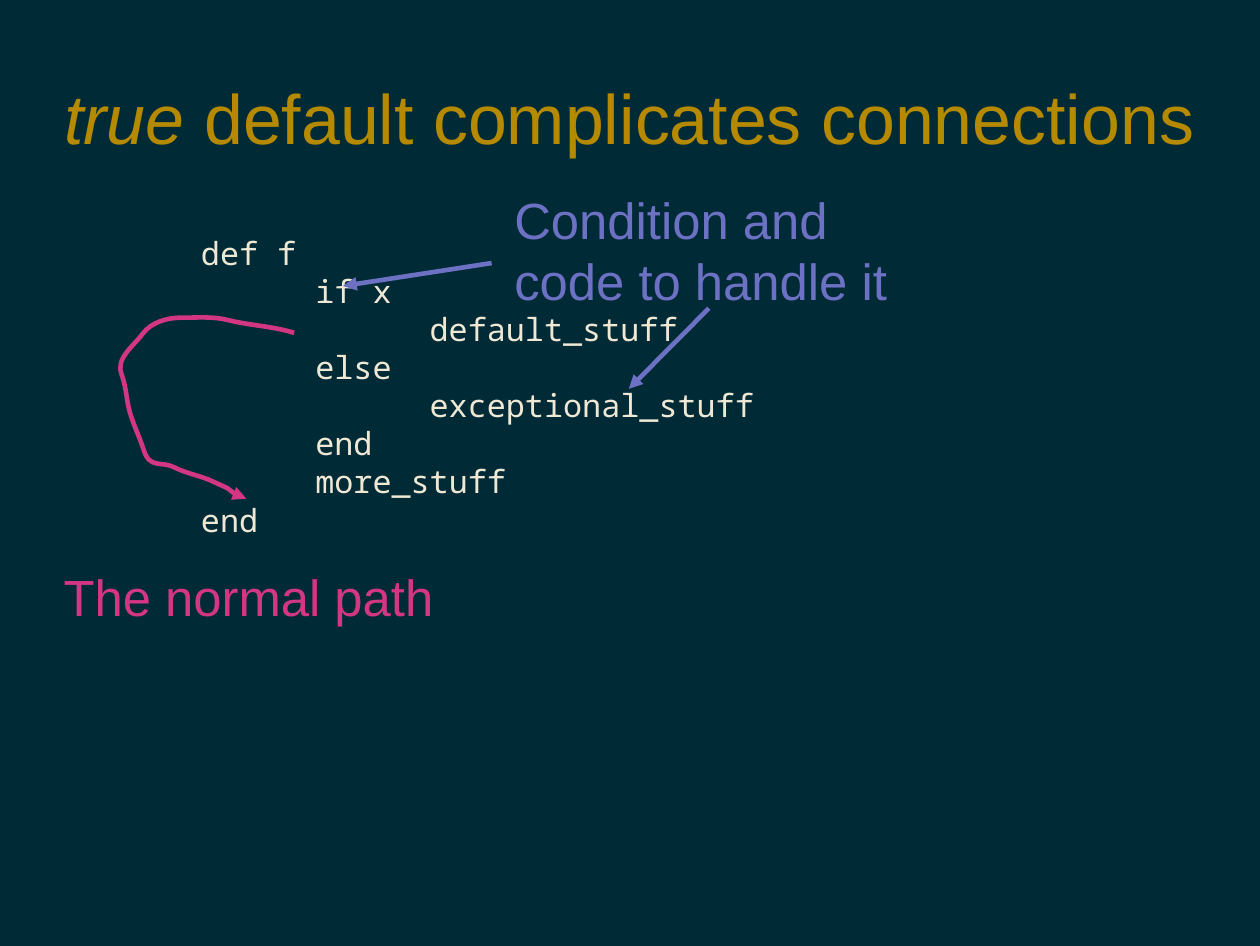
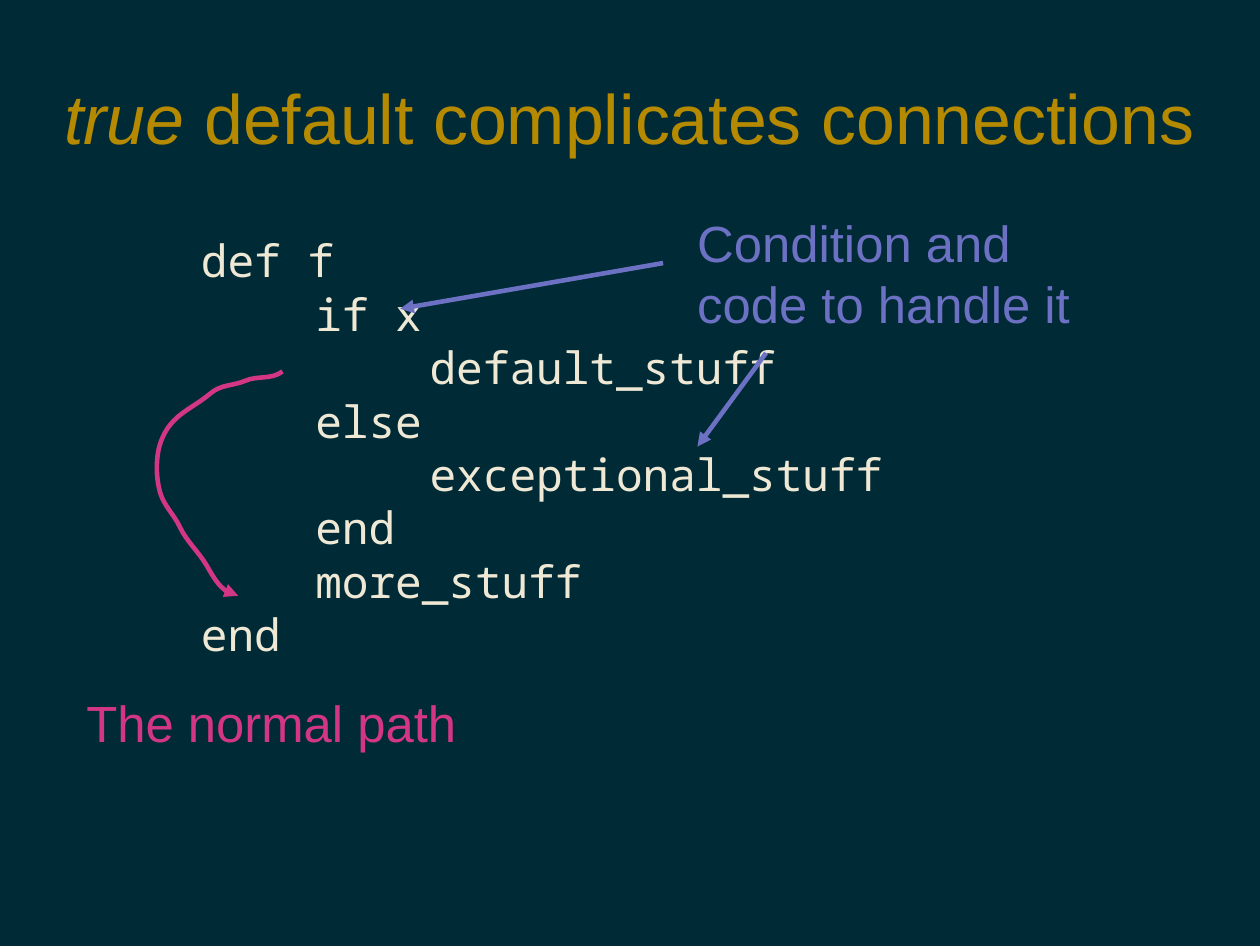
Before and after one commit to pdg137/always-default-to-false, a slide deck: slide 7 of always-default-to-false.odp. Drawn at 1260x946 pixels with LibreOffice and Linux fonts; fonts in the diff are those of the drawing. Boxes give left, top, right and bottom in pixels: in the first picture for what was removed or moved away, otherwise in the second. Text is boxed around its words. In the diff, an @@ line names an element or a change of style, - is before the commit and + after.

```diff
--- a/always-default-to-false.odp
+++ b/always-default-to-false.odp
@@ text "Condition and" rewrapped from [514, 202, 887, 310] to [697, 225, 1069, 324] @@
@@ text "def f" at [201, 243, 883, 605]: size 20 to 28 pt @@
@@ arrow moved from (492, 263) - (343, 286) to (663, 263) - (400, 309) @@
@@ arrow moved from (709, 309) - (629, 389) to (766, 353) - (697, 446) @@
@@ freeform shape: place and size @@
-freeform shape at [120, 318, 294, 500]
+freeform shape at [157, 372, 282, 596]
@@ text "The normal path": place and size @@
-text "The normal path" at [64, 579, 433, 627]
+text "The normal path" at [86, 705, 456, 753]
```
Also in this commit, not shown: 4 other slides changed, 1 slide added, 3 slides removed.
